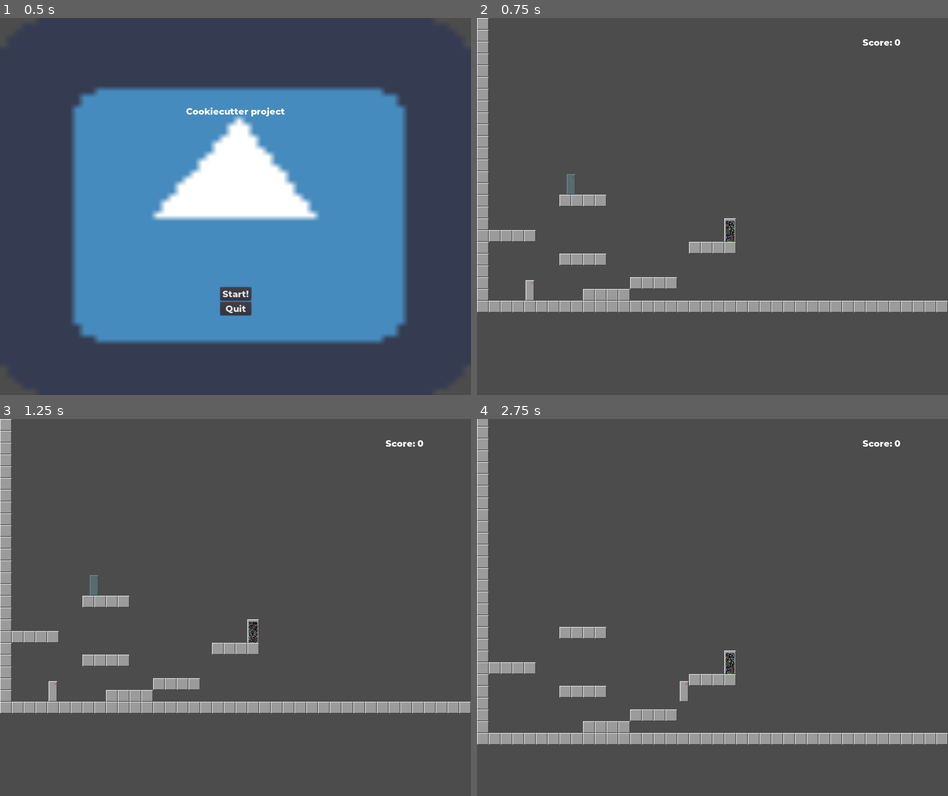
Above: before the commit, frames 1-4 (two rows, left to right).
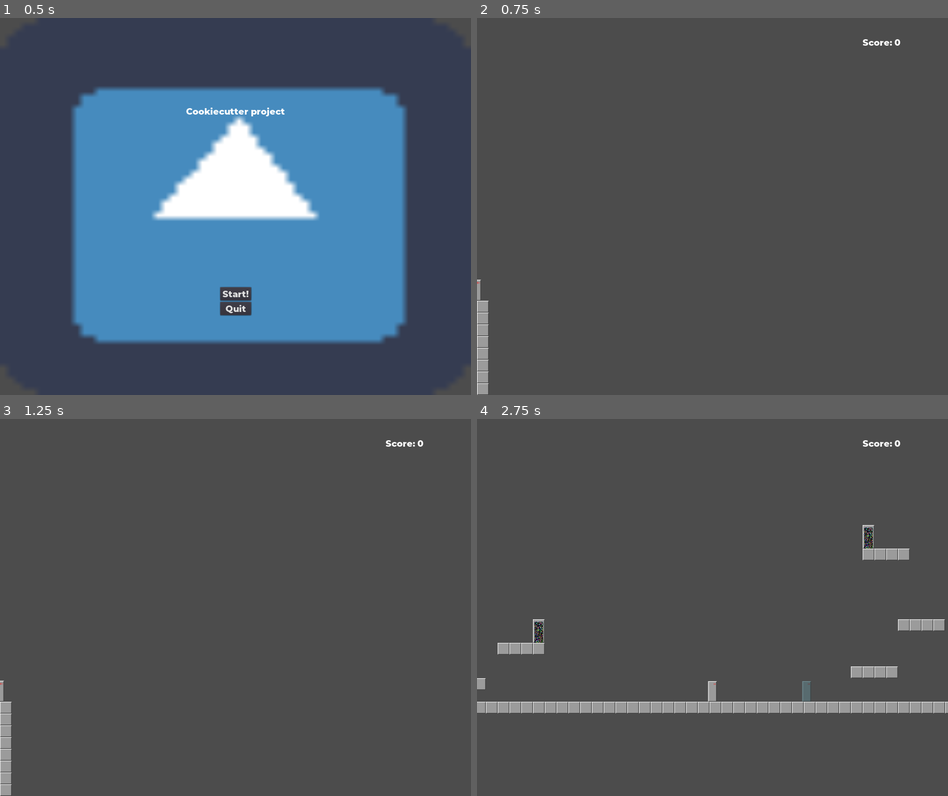
Above: after the commit, the same moments.

Repository: aes/yap
Game: Godot game, scene res://src/ui/MainMenu.tscn
Two runs of this game, one before a commit and one after it. Both use one fixed random seed, a clock stepped at 60 frames per second and the inputs below. The engine's default icon, where the game draws it, is replaced by a stand-in: a white triangle on a blue panel in a dark square.
Inputs:
- Up to frame 1 (0.5 s): no input
- Up to frame 2 (0.75 s): click "Start!" at 0.5 s
- Up to frame 3 (1.25 s): no input
- Up to frame 4 (2.75 s): tap Enter at 1.25 s; hold D (move_right) from 1.28 s (still down); tap J (interact, bound only after the commit) at 1.35, 2.1 s; tap W (jump) at 1.52, 2.27 s

Frame 1 is identical in both runs. In frame 2, 7.0% of the frame differs, in the area x 0-100%, y 0-100%; in frame 3, 7.0%; in frame 4, 11%, in the area x 0-100%, y 0-87%.

Commit message:
wip: Fix Ghost script issue, add ball

Diff:
--- a/project.godot
+++ b/project.godot
@@ -14,6 +14,11 @@
 "language": "GDScript",
 "path": "res://src/actors/Actor.gd"
 }, {
+"base": "RigidBody2D",
+"class": "Ball",
+"language": "GDScript",
+"path": "res://src/objects/Ball.gd"
+}, {
 "base": "Actor",
 "class": "Player",
 "language": "GDScript",
@@ -21,6 +26,7 @@
 } ]
 _global_script_class_icons={
 "Actor": "",
+"Ball": "",
 "Player": ""
 }
 
@@ -41,6 +47,10 @@
 window/stretch/mode="2d"
 window/stretch/aspect="expand"
 
+[global]
+
+Default=false
+
 [input]
 
 pause={
@@ -51,14 +61,14 @@
  ]
 }
 move_left={
-"deadzone": 0.5,
+"deadzone": 0.1,
 "events": [ Object(InputEventKey,"resource_local_to_scene":false,"resource_name":"","device":0,"alt":false,"shift":false,"control":false,"meta":false,"command":false,"pressed":false,"scancode":65,"unicode":0,"echo":false,"script":null)
 , Object(InputEventKey,"resource_local_to_scene":false,"resource_name":"","device":0,"alt":false,"shift":false,"control":false,"meta":false,"command":false,"pressed":false,"scancode":16777231,"unicode":0,"echo":false,"script":null)
 , Object(InputEventJoypadMotion,"resource_local_to_scene":false,"resource_name":"","device":0,"axis":0,"axis_value":-1.0,"script":null)
  ]
 }
 move_right={
-"deadzone": 0.5,
+"deadzone": 0.1,
 "events": [ Object(InputEventKey,"resource_local_to_scene":false,"resource_name":"","device":0,"alt":false,"shift":false,"control":false,"meta":false,"command":false,"pressed":false,"scancode":68,"unicode":0,"echo":false,"script":null)
 , Object(InputEventKey,"resource_local_to_scene":false,"resource_name":"","device":0,"alt":false,"shift":false,"control":false,"meta":false,"command":false,"pressed":false,"scancode":16777233,"unicode":0,"echo":false,"script":null)
 , Object(InputEventJoypadMotion,"resource_local_to_scene":false,"resource_name":"","device":0,"axis":0,"axis_value":1.0,"script":null)
@@ -69,6 +79,13 @@
 "events": [ Object(InputEventKey,"resource_local_to_scene":false,"resource_name":"","device":0,"alt":false,"shift":false,"control":false,"meta":false,"command":false,"pressed":false,"scancode":87,"unicode":0,"echo":false,"script":null)
 , Object(InputEventKey,"resource_local_to_scene":false,"resource_name":"","device":0,"alt":false,"shift":false,"control":false,"meta":false,"command":false,"pressed":false,"scancode":16777232,"unicode":0,"echo":false,"script":null)
 , Object(InputEventJoypadButton,"resource_local_to_scene":false,"resource_name":"","device":0,"button_index":0,"pressure":0.0,"pressed":false,"script":null)
+ ]
+}
+interact={
+"deadzone": 0.5,
+"events": [ Object(InputEventKey,"resource_local_to_scene":false,"resource_name":"","device":0,"alt":false,"shift":false,"control":false,"meta":false,"command":false,"pressed":false,"scancode":74,"unicode":0,"echo":false,"script":null)
+, Object(InputEventKey,"resource_local_to_scene":false,"resource_name":"","device":0,"alt":false,"shift":false,"control":false,"meta":false,"command":false,"pressed":false,"scancode":16777234,"unicode":0,"echo":false,"script":null)
+, Object(InputEventJoypadButton,"resource_local_to_scene":false,"resource_name":"","device":0,"button_index":3,"pressure":0.0,"pressed":false,"script":null)
  ]
 }
 
--- a/src/actors/Ghost.gd
+++ b/src/actors/Ghost.gd
@@ -6,8 +6,11 @@
 
 func _ready() -> void:
 	original = get_node_or_null("../Player")
+	$AnimationPlayer2.play("ghost_in")
+	$AudioCrash.volume_db = -20
 
-func _land() -> void:
+
+func _interact() -> void:
 	pass
 
 func get_direction() -> Vector2:
--- a/src/actors/Ghost.tscn
+++ b/src/actors/Ghost.tscn
@@ -1,6 +1,48 @@
-[gd_scene load_steps=2 format=2]
+[gd_scene load_steps=4 format=2]
 
 [ext_resource path="res://src/actors/Player.tscn" type="PackedScene" id=1]
+[ext_resource path="res://src/actors/Ghost.gd" type="Script" id=2]
+
+[sub_resource type="Animation" id=1]
+resource_name = "ghost_in"
+length = 0.3
+tracks/0/type = "value"
+tracks/0/path = NodePath(".:modulate")
+tracks/0/interp = 1
+tracks/0/loop_wrap = true
+tracks/0/imported = false
+tracks/0/enabled = true
+tracks/0/keys = {
+"times": PoolRealArray( 0, 0.3 ),
+"transitions": PoolRealArray( 1, 0.3 ),
+"update": 0,
+"values": [ Color( 3, 3, 3, 1 ), Color( 0.670588, 0.941176, 1, 0.439216 ) ]
+}
+tracks/1/type = "value"
+tracks/1/path = NodePath("Sprite:frame")
+tracks/1/interp = 1
+tracks/1/loop_wrap = true
+tracks/1/imported = false
+tracks/1/enabled = true
+tracks/1/keys = {
+"times": PoolRealArray( 0 ),
+"transitions": PoolRealArray( 1 ),
+"update": 1,
+"values": [ 0 ]
+}
 
 [node name="Ghost" instance=ExtResource( 1 )]
-modulate = Color( 0.670588, 0.941176, 1, 0.439216 )
+modulate = Color( 3, 3, 3, 1 )
+script = ExtResource( 2 )
+
+[node name="Sprite" parent="." index="0"]
+frame = 0
+
+[node name="LifetimeTimer" type="Timer" parent="." index="5"]
+wait_time = 20.0
+one_shot = true
+autostart = true
+
+[node name="AnimationPlayer2" type="AnimationPlayer" parent="." index="6"]
+anims/ghost_in = SubResource( 1 )
+[connection signal="timeout" from="LifetimeTimer" to="." method="queue_free"]
--- a/src/actors/Player.gd
+++ b/src/actors/Player.gd
@@ -25,6 +25,9 @@
 
 	was_in_air = !is_on_floor()
 
+	if Input.is_action_just_pressed("interact"):
+		_interact()
+
 
 func can_jump() -> bool:
 	return (
@@ -40,6 +43,14 @@
 func _jump() -> void:
 	$CoyoteTime.stop()
 	$AnimationPlayer.play("jump")
+
+func _interact() -> void:
+	var ball: = load("res://src/objects/GhostBall.tscn")
+	var inst: Ball = ball.instance()
+	inst.global_position = global_position + Vector2(32, -32)
+	inst.linear_velocity = Vector2(300.0, -500.0)
+	inst.add_central_force(Vector2(0.0, 981.0))
+	get_parent().add_child(inst)
 
 
 func get_direction() -> Vector2:
--- a/src/actors/Player.tscn
+++ b/src/actors/Player.tscn
@@ -40,7 +40,6 @@
 extents = Vector2( 12, 28 )
 
 [node name="Player" type="KinematicBody2D"]
-position = Vector2( 144, 1024 )
 collision_layer = 4
 collision_mask = 3
 script = ExtResource( 2 )
@@ -53,6 +52,7 @@
 texture = ExtResource( 1 )
 vframes = 4
 hframes = 8
+frame = 2
 
 [node name="AnimationPlayer" type="AnimationPlayer" parent="."]
 anims/jump = SubResource( 3 )
--- /dev/null
+++ b/src/objects/Ball.gd
@@ -0,0 +1,5 @@
+extends RigidBody2D
+class_name Ball
+
+func _ready() -> void:
+	pass
--- /dev/null
+++ b/src/objects/Ball.tscn
@@ -0,0 +1,26 @@
+[gd_scene load_steps=5 format=2]
+
+[ext_resource path="res://assets/boxy.png" type="Texture" id=1]
+[ext_resource path="res://src/objects/Ball.gd" type="Script" id=2]
+
+[sub_resource type="PhysicsMaterial" id=2]
+bounce = 0.8
+
+[sub_resource type="CircleShape2D" id=1]
+radius = 16.0
+
+[node name="Ball" type="RigidBody2D"]
+physics_material_override = SubResource( 2 )
+script = ExtResource( 2 )
+
+[node name="Sprite" type="Sprite" parent="."]
+position = Vector2( 0, -16 )
+texture = ExtResource( 1 )
+vframes = 8
+hframes = 8
+frame = 63
+
+[node name="CollisionShape2D" type="CollisionShape2D" parent="."]
+modulate = Color( 1, 1, 1, 0.247059 )
+position = Vector2( 0, -16 )
+shape = SubResource( 1 )
--- /dev/null
+++ b/src/objects/GhostBall.gd
@@ -0,0 +1,8 @@
+extends Ball
+
+func _on_timeout() -> void:
+	var ghost: = load("res://src/actors/Ghost.tscn")
+	var inst: Actor = ghost.instance()
+	inst.global_position = global_position
+	get_parent().add_child(inst)
+	queue_free()
--- /dev/null
+++ b/src/objects/GhostBall.tscn
@@ -0,0 +1,13 @@
+[gd_scene load_steps=3 format=2]
+
+[ext_resource path="res://src/objects/Ball.tscn" type="PackedScene" id=1]
+[ext_resource path="res://src/objects/GhostBall.gd" type="Script" id=2]
+
+[node name="GhostBall" instance=ExtResource( 1 )]
+script = ExtResource( 2 )
+
+[node name="Timer" type="Timer" parent="." index="2"]
+wait_time = 2.0
+one_shot = true
+autostart = true
+[connection signal="timeout" from="Timer" to="." method="_on_timeout"]
Binary file changed: assets/boxy.png
